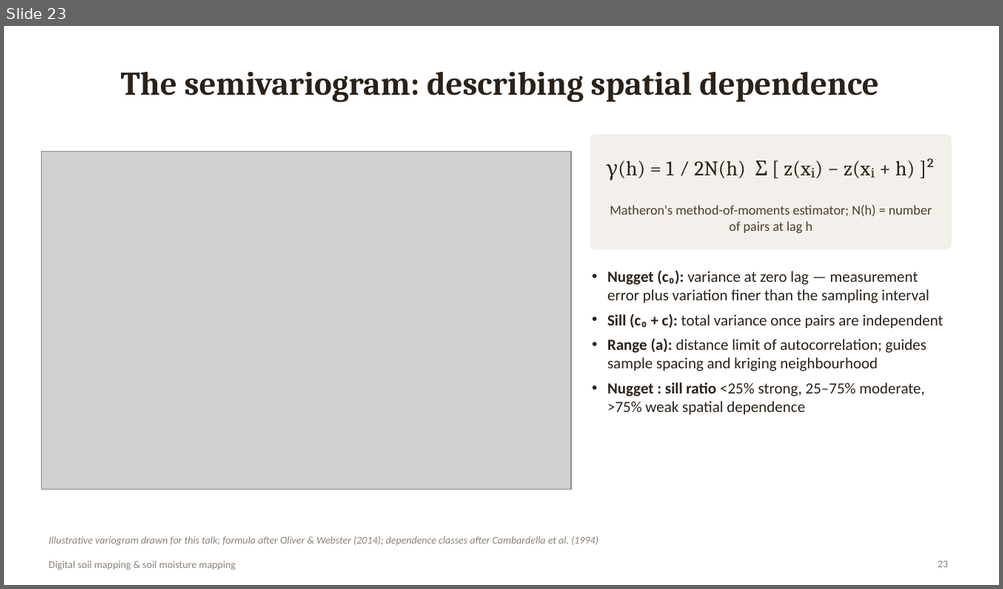
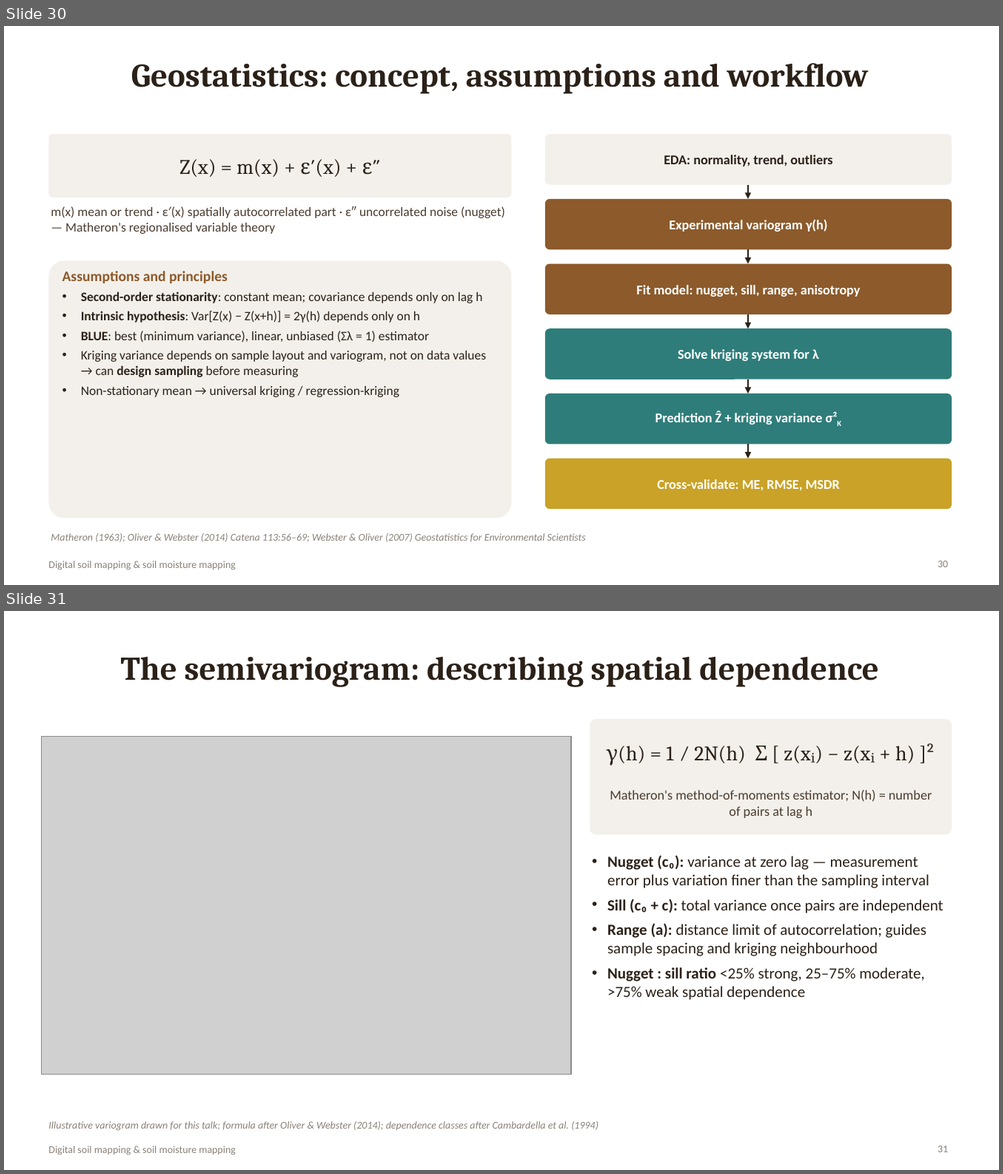
Before and after one commit to animesh270799-ctrl/meta, a slide deck: DSM_Soil_Moisture_Mapping.pptx. Shown one above the other, each under a label of ours: slide 23 before the commit, slides 30 and 31 after it. The pictures are 1003x589 and 1003x1174 pixels, drawn with LibreOffice and Linux fonts; fonts in the diff are those of the drawing; grey boxes stand for pictures. Boxes give left, top, right and bottom in pixels: in the first picture for what was removed or moved away, otherwise in the second. Text is boxed around its words. In the diff, an @@ line names an element or a change of style, - is before the commit and + after.

```diff
--- a/DSM_Soil_Moisture_Mapping.pptx
+++ b/DSM_Soil_Moisture_Mapping.pptx
@@ slide 30 added at [4, 26, 999, 585], background #FFFFFF; not listed: 1 template element that a slide beside it also shows @@
@@ title added at [131, 63, 868, 94], 32 pt, text #2B2118, bold @@
+Geostatistics: concept, assumptions and workflow
@@ rounded rectangle added at [48, 134, 512, 198], fill #F3F0EB @@
@@ rounded rectangle added at [545, 134, 951, 185], fill #F3F0EB, 13 pt, text #2B2118, bold @@
+EDA: normality, trend, outliers
@@ text added at [179, 159, 373, 177], 20 pt, text #2B2118 @@
+Z(x) = m(x) + ε′(x) + ε″
@@ rounded rectangle added at [545, 199, 951, 249], fill #8C5A2B, 13 pt, text #FFFFFF, bold @@
+Experimental variogram γ(h)
@@ arrow added from (748, 185) to (748, 199), #2B2118 2 pt @@
@@ text added at [51, 206, 505, 234], 12.5 pt, text #4A3B2E @@
+m(x) mean or trend · ε′(x) spatially autocorrelated part · ε″ uncorrelated noise (nugget) — Matheron's regionalised variable theory
@@ rounded rectangle added at [48, 261, 512, 518], fill #F3F0EB @@
@@ rounded rectangle added at [545, 264, 951, 315], fill #8C5A2B, 13 pt, text #FFFFFF, bold @@
+Fit model: nugget, sill, range, anisotropy
@@ arrow added from (748, 249) to (748, 264), #2B2118 2 pt @@
@@ text added at [62, 271, 486, 397], 12.5 pt, text #2B2118 @@
+Assumptions and principles
+• Second-order stationarity: constant mean; covariance depends only on lag h
+• Intrinsic hypothesis: Var[Z(x) − Z(x+h)] = 2γ(h) depends only on h
+• BLUE: best (minimum variance), linear, unbiased (Σλ = 1) estimator
+• Kriging variance depends on sample layout and variogram, not on data values → can design sampling before measuring
+• Non-stationary mean → universal kriging / regression-kriging
@@ rounded rectangle added at [545, 329, 951, 380], fill #2E7D7A, 13 pt, text #FFFFFF, bold @@
+Solve kriging system for λ
@@ arrow added from (748, 315) to (748, 329), #2B2118 2 pt @@
@@ arrow added from (748, 380) to (748, 394), #2B2118 2 pt @@
@@ rounded rectangle added at [545, 394, 951, 445], fill #2E7D7A, 13 pt, text #FFFFFF, bold @@
+Prediction Ẑ + kriging variance σ²K
@@ arrow added from (748, 445) to (748, 459), #2B2118 2 pt @@
@@ rounded rectangle added at [545, 459, 951, 509], fill #C9A227, 13 pt, text #FFFFFF, bold @@
+Cross-validate: ME, RMSE, MSDR
@@ text added at [51, 534, 586, 543], 10 pt, text #8A8178, italic @@
+Matheron (1963); Oliver & Webster (2014) Catena 113:56–69; Webster & Oliver (2007) Geostatistics for Environmental Scientists
@@ page number added at [937, 561, 948, 568], 10 pt, text #8A8178 @@
+30
@@ what was slide 23 is now slide 31 @@
@@ page number at [937, 1146, 948, 1153]: text changed @@
-23
+31
```
Also in this commit, not shown: 1 slide changed, 13 other slides added.
